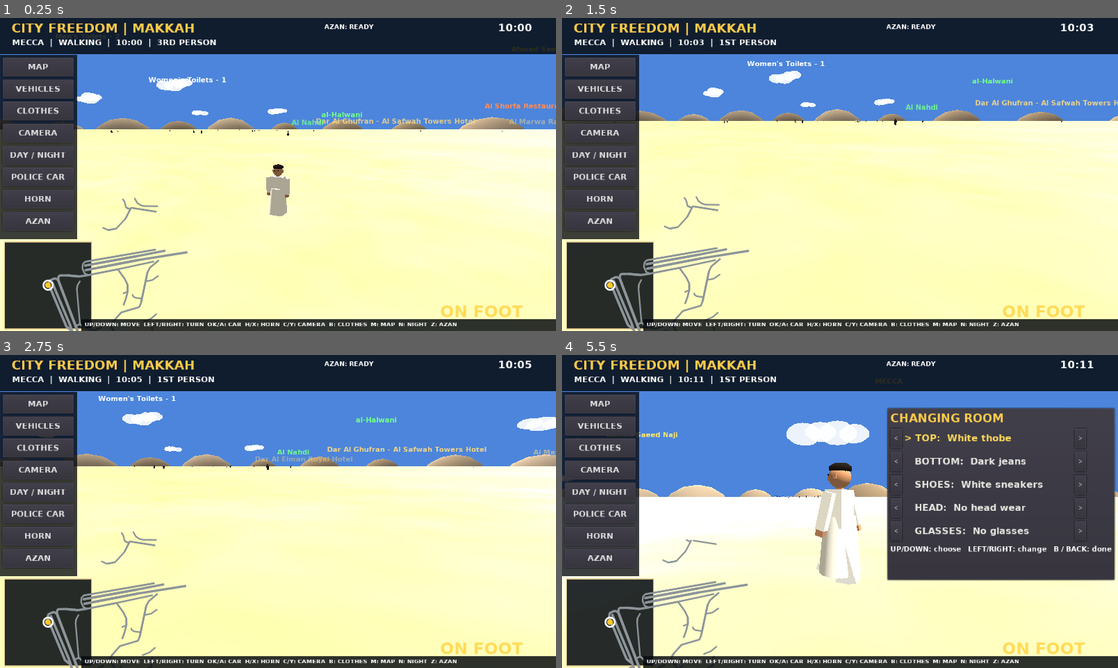
Above: before the commit, frames 1-4 (two rows, left to right).
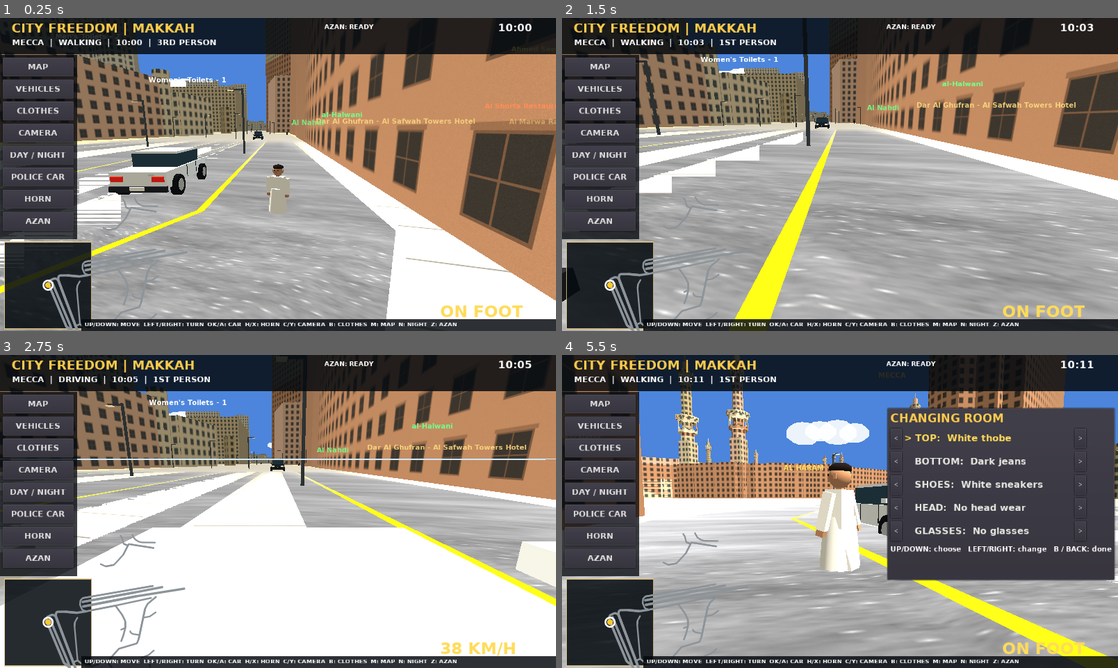
Above: after the commit, the same moments.

Repository: malik5785/FreedomCity
Game: Godot game, scene res://main.tscn
Same seed, same stepped clock (60 frames per second), same inputs: the game is played once before the commit and once after it.
Inputs (mouse positions are in pixels of both pictures, inside the frame that each line leads up to):
- Up to frame 1 (0.25 s): no input
- Up to frame 2 (1.5 s): tap Enter at 0.5 s; move the mouse to (867, 174) at 0.52 s; hold Up from 0.53 s (still down); tap C at 0.6 s; move the mouse to (812, 174) at 1.27 s; tap E at 1.35 s
- Up to frame 3 (2.75 s): keep holding Up; move the mouse to (289, 505) at 2.02 s; tap Enter at 2.1 s
- Up to frame 4 (5.5 s): keep holding Up; move the mouse to (834, 517) at 2.77 s; tap one key every 0.75 s from 2.85 s: Keypad Enter B N M; move the mouse to (878, 514) at 3.52 s; move the mouse to (795, 508) at 4.27 s; move the mouse to (845, 511) at 5.02 s

The runs differ from the first frame. In frame 1, 71% of the frame differs, in the area x 0-100%, y 0-100%; in frame 2, 73%; in frame 3, 74%; in frame 4, 39%.
Error before the commit: Invalid set index 'size' (on base: 'BoxShape') with value of type 'Vector3'. (res://main.gd:1359)

Commit message:
Fix Godot 3 BoxShape and unsupported mesh LOD properties

Diff:
--- a/main.gd
+++ b/main.gd
@@ -347,8 +347,7 @@
 			vis = 4500.0
 		elif ks.begins_with("f:") or ks.begins_with("w:"):
 			vis = 850.0
-		mi.lod_max_distance = vis
-		mi.lod_max_hysteresis = 60.0
+
 		if ks.begins_with("r:") or ks.begins_with("d:") or ks.begins_with("g:"):
 			mi.cast_shadow = GeometryInstance.SHADOW_CASTING_SETTING_OFF
 		add_child(mi)
@@ -1356,7 +1355,7 @@
 	var vsize := _vehicle_size(kind)
 	var cs := CollisionShape.new()
 	var bs := BoxShape.new()
-	bs.size = vsize
+	bs.extents = vsize * 0.5
 	cs.shape = bs
 	cs.translation.y = vsize.y * 0.5 + 0.1
 	v.add_child(cs)
